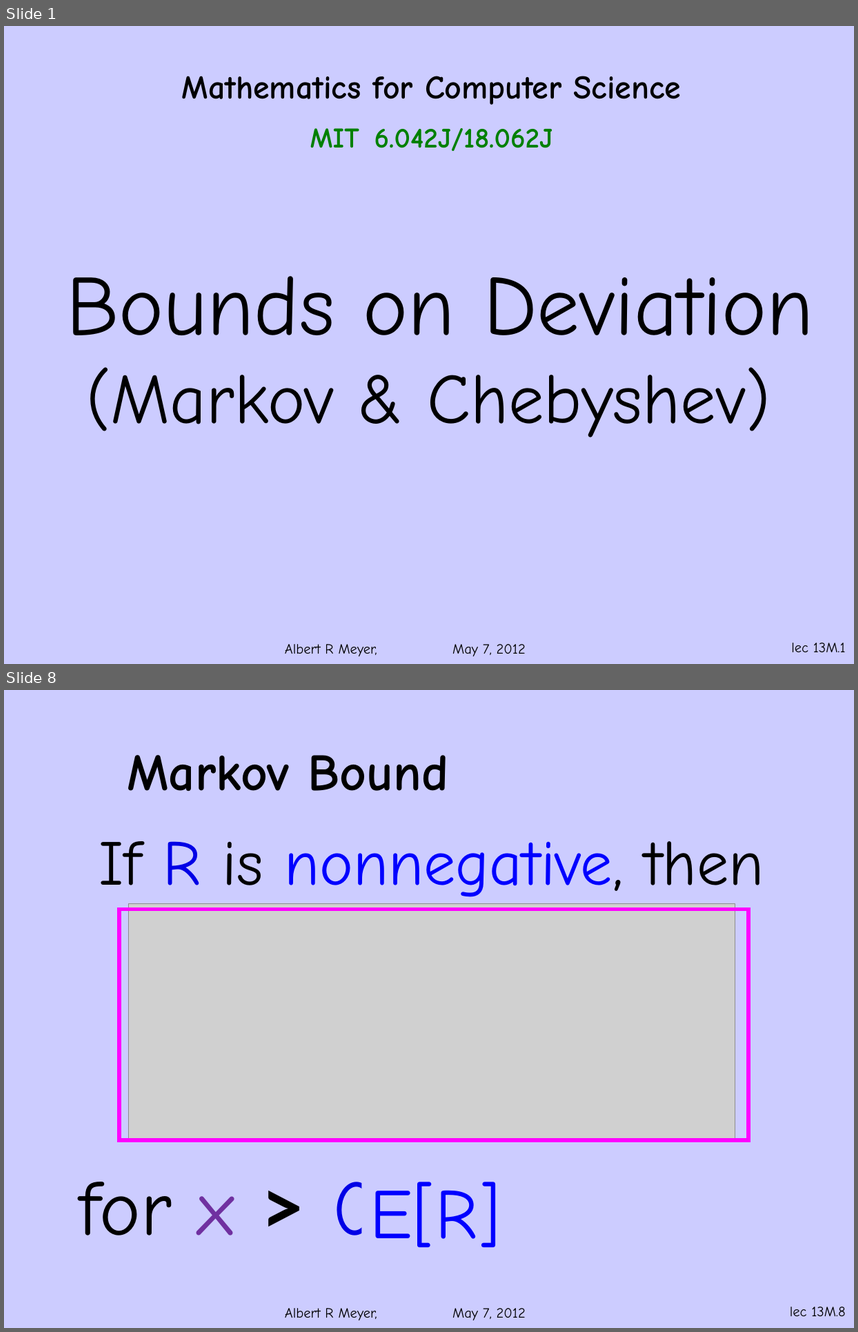
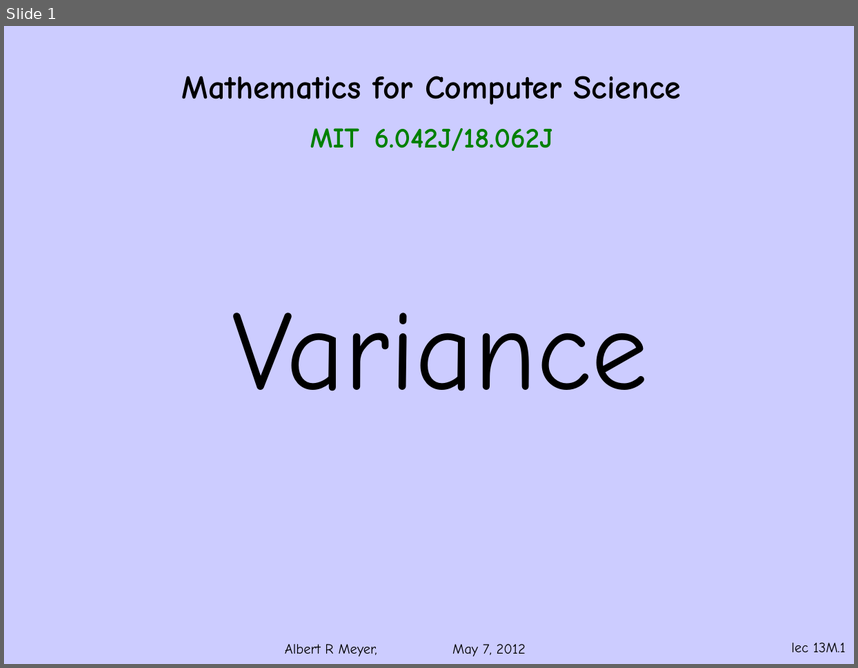
Before and after one commit to armeyer/mcs_web, a slide deck: spring13/slides13/deviation-bounds.pptx. Shown one above the other, each under a label of ours: slides 1 and 8 before the commit, slide 1 after it; the slides between them are not shown. The pictures are 858x1332 and 858x668 pixels, drawn with LibreOffice and Linux fonts; fonts in the diff are those of the drawing; grey boxes stand for pictures; background and template pictures are left out. Boxes give left, top, right and bottom in pixels: in the first picture for what was removed or moved away, otherwise in the second. Text is boxed around its words. In the diff, an @@ line names an element or a change of style, - is before the commit and + after.

Commit message:
add deviation slides

```diff
--- a/spring13/slides13/deviation-bounds.pptx
+++ b/spring13/slides13/deviation-bounds.pptx
@@ slide 8 removed at box(4, 690, 854, 1328), background #CCCCFF; not listed: 2 template elements that a slide beside it also shows @@
@@ title removed at box(127, 755, 448, 791) @@
-Markov Bound
@@ text removed at box(99, 841, 764, 905) @@
-If R is nonnegative, then
@@ rectangle removed at box(120, 909, 749, 1140) @@
@@ picture removed at box(129, 903, 736, 1141) @@
@@ text removed at box(79, 1181, 379, 1238) @@
-for x > 0
@@ text removed at box(370, 1181, 500, 1247) @@
-E[R]
@@ slide 1 changed as well @@
@@ text at box(232, 312, 648, 391): text changed; size 60 to 96 pt @@
-Bounds on Deviation
-(Markov & Chebyshev)
+Variance
```
Also in this commit, not shown: 12 other slides changed, 2 slides added, 18 other slides removed, 5 other files.
